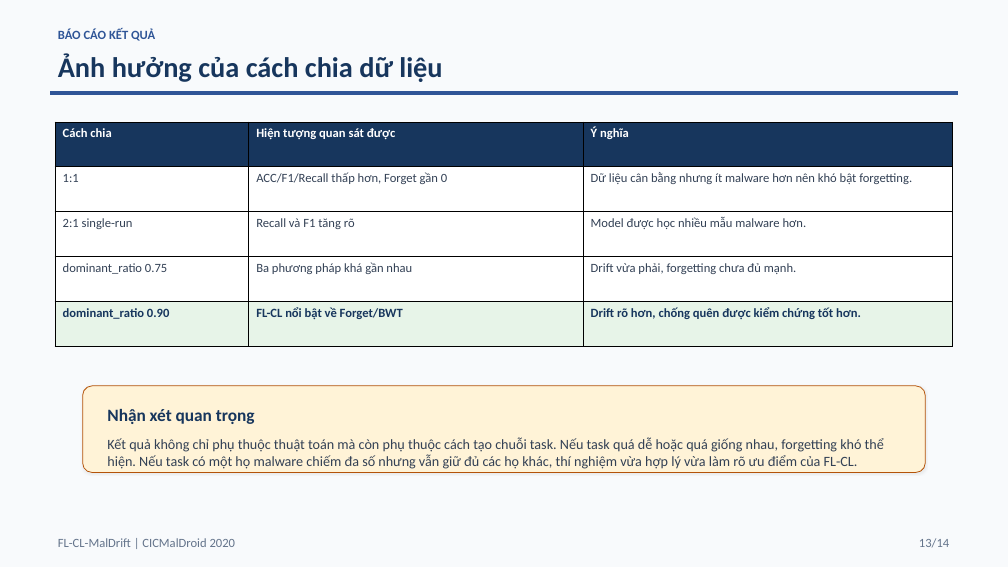
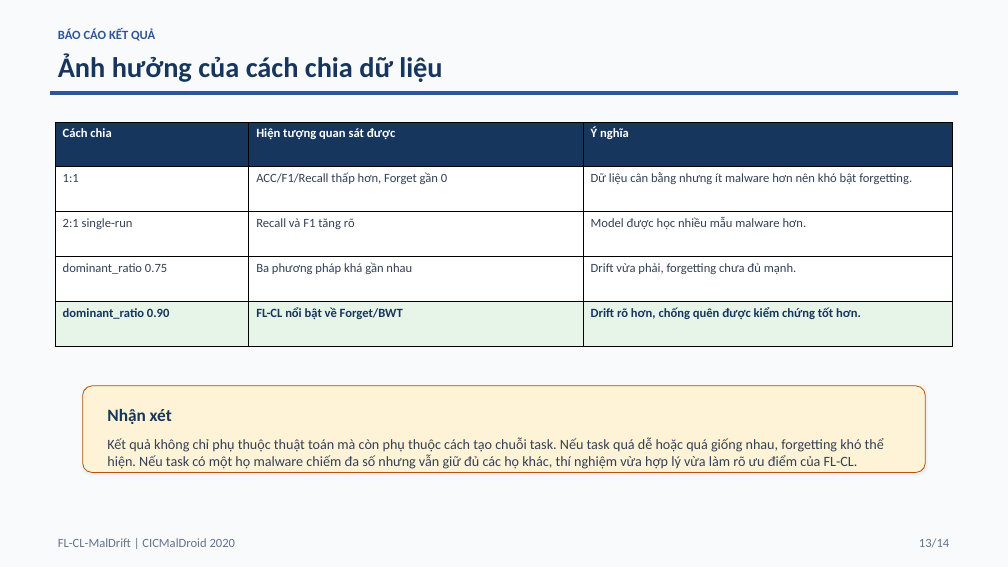
Before and after one commit to hlphuong/fl-cl-maldrift-v2, a slide deck: slide 13 of BAO_CAO_KET_QUA_FL_CL_MalDrift.pptx. Drawn at 1008x567 pixels with LibreOffice and Linux fonts; fonts in the diff are those of the drawing. Boxes give left, top, right and bottom in pixels: in the first picture for what was removed or moved away, otherwise in the second. Text is boxed around its words. In the diff, an @@ line names an element or a change of style, - is before the commit and + after.

```diff
--- a/BAO_CAO_KET_QUA_FL_CL_MalDrift.pptx
+++ b/BAO_CAO_KET_QUA_FL_CL_MalDrift.pptx
@@ text at <box>107,409,172,424</box>: text changed @@
-Nhận xét quan trọng
+Nhận xét
```
Also in this commit, not shown: 7 other slides changed, 1 slide added, 1 slide removed, 1 other file.
